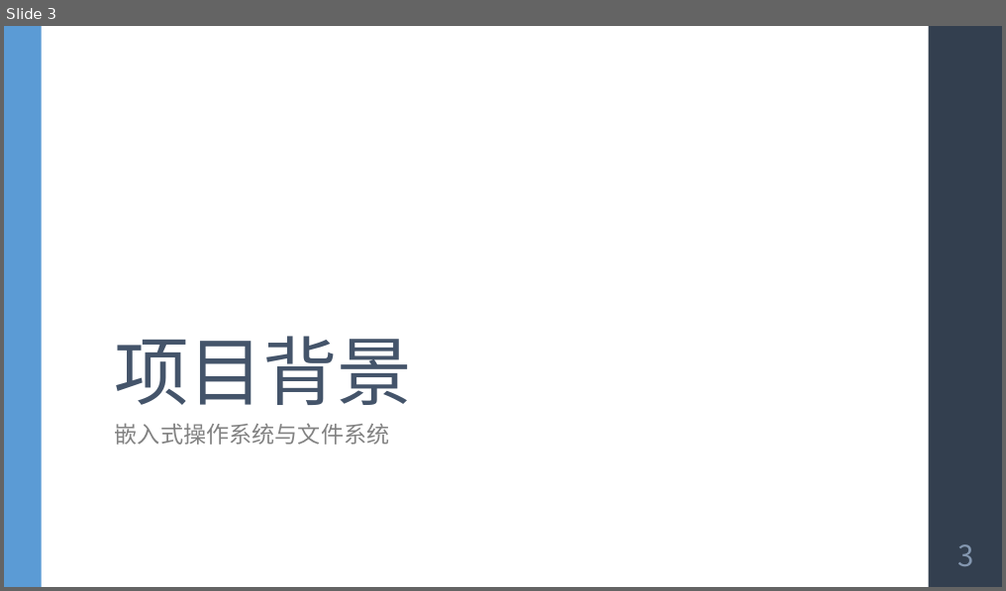
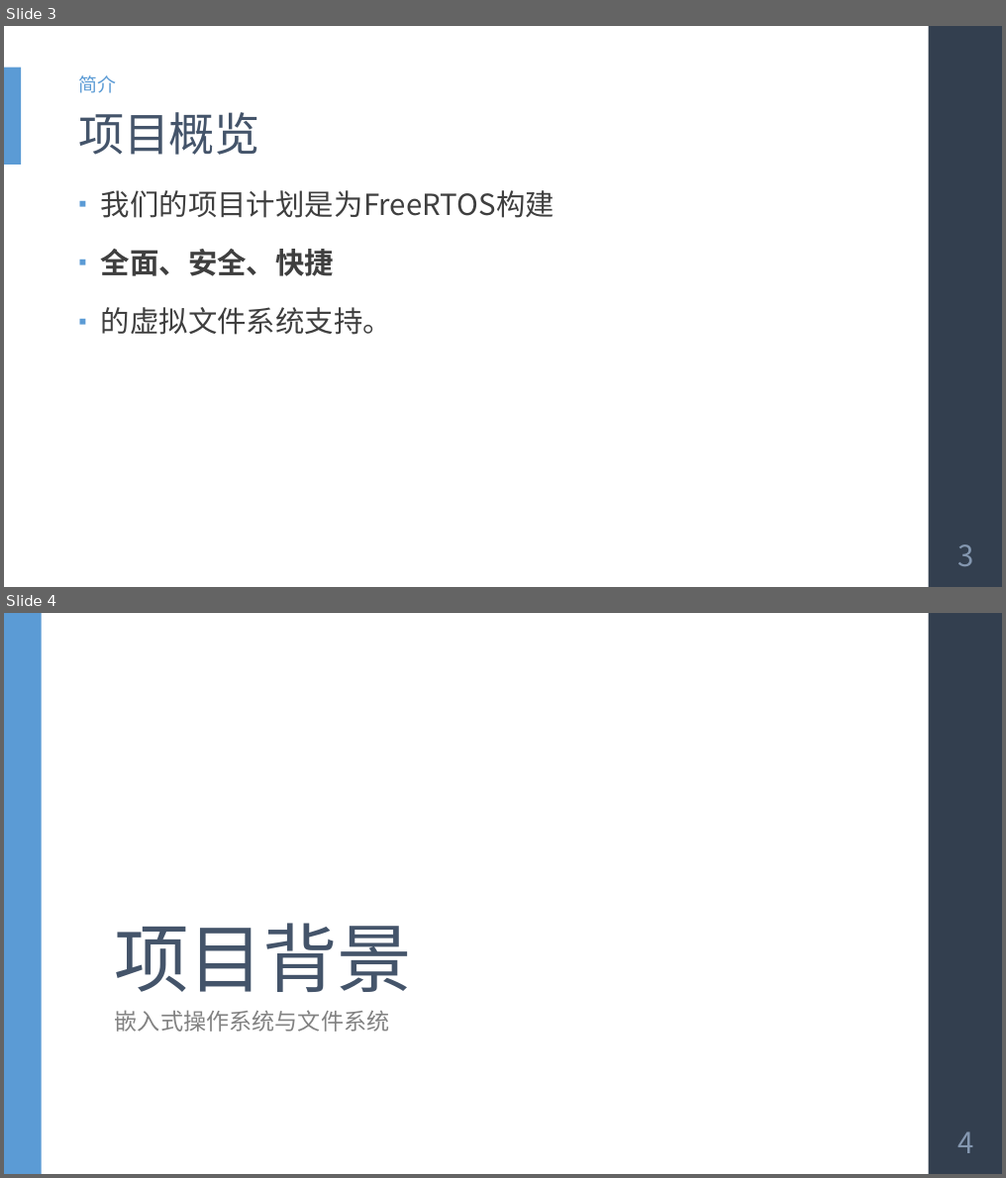
Before and after one commit to OSH-2023/x-Eris, a slide deck: reports/x-Eris 小组中期报告.pptx. Shown one above the other, each under a label of ours: slide 3 before the commit, slides 3 and 4 after it. The pictures are 1006x591 and 1006x1178 pixels, drawn with LibreOffice and Linux fonts; fonts in the diff are those of the drawing. Boxes give left, top, right and bottom in pixels: in the first picture for what was removed or moved away, otherwise in the second. Text is boxed around its words. In the diff, an @@ line names an element or a change of style, - is before the commit and + after.

```diff
--- a/reports/x-Eris 小组中期报告.pptx
+++ b/reports/x-Eris 小组中期报告.pptx
@@ slide 3 added at [4, 26, 1002, 587], background #FFFFFF; not listed: 1 template element that a slide beside it also shows @@
@@ rectangle added at [4, 68, 21, 165], fill #5B9BD5 @@
@@ text added at [78, 76, 116, 93], 18 pt, text #5B9BD5 @@
+简介
@@ title added at [78, 112, 259, 155], 44 pt, text #44546A @@
+项目概览
@@ text added at [101, 190, 555, 335], 28 pt, text #3F3F3F @@
+▪ 我们的项目计划是为FreeRTOS构建
+▪ 全面、安全、快捷
+▪ 的虚拟文件系统支持。
@@ page number added at [957, 545, 973, 567], 28 pt, text #8497B0 @@
+3
@@ what was slide 3 is now slide 4 @@
@@ page number at [957, 1132, 973, 1154]: text changed @@
-3
+4
```
Also in this commit, not shown: 2 slides changed, 1 other slide added.
